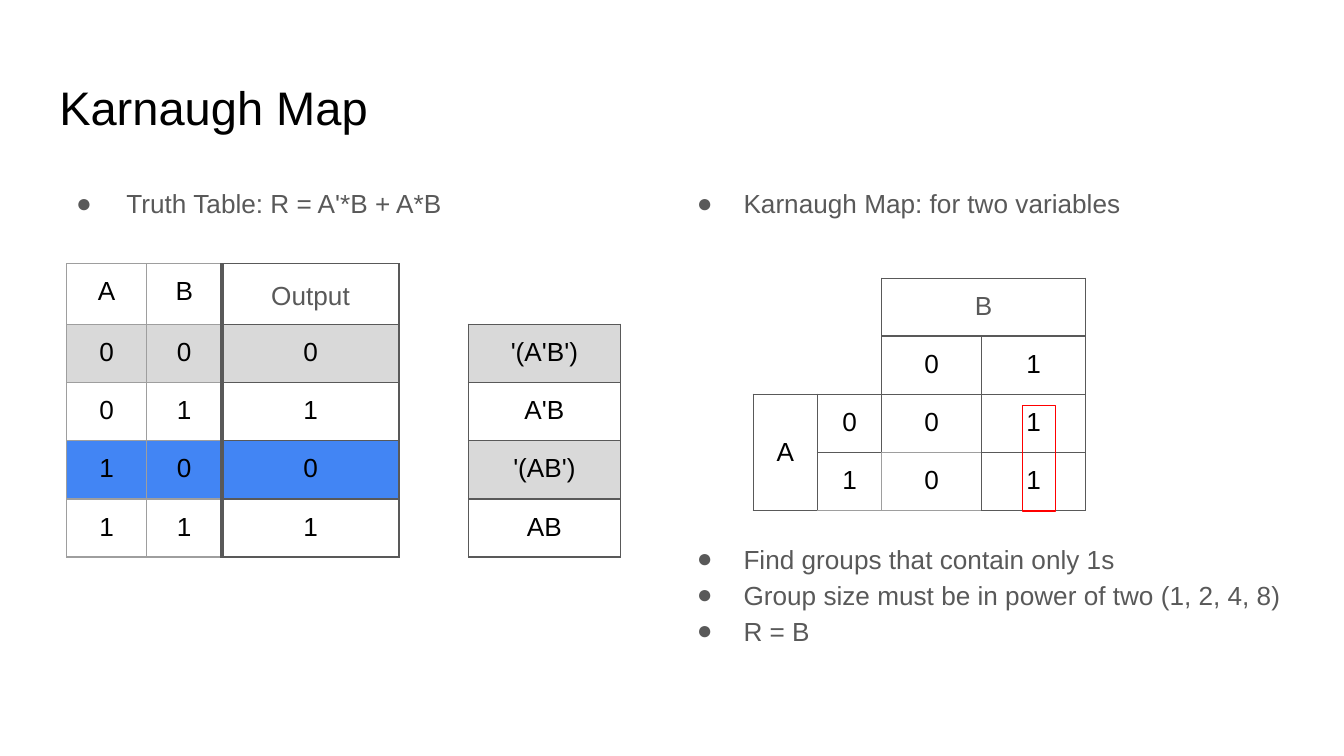
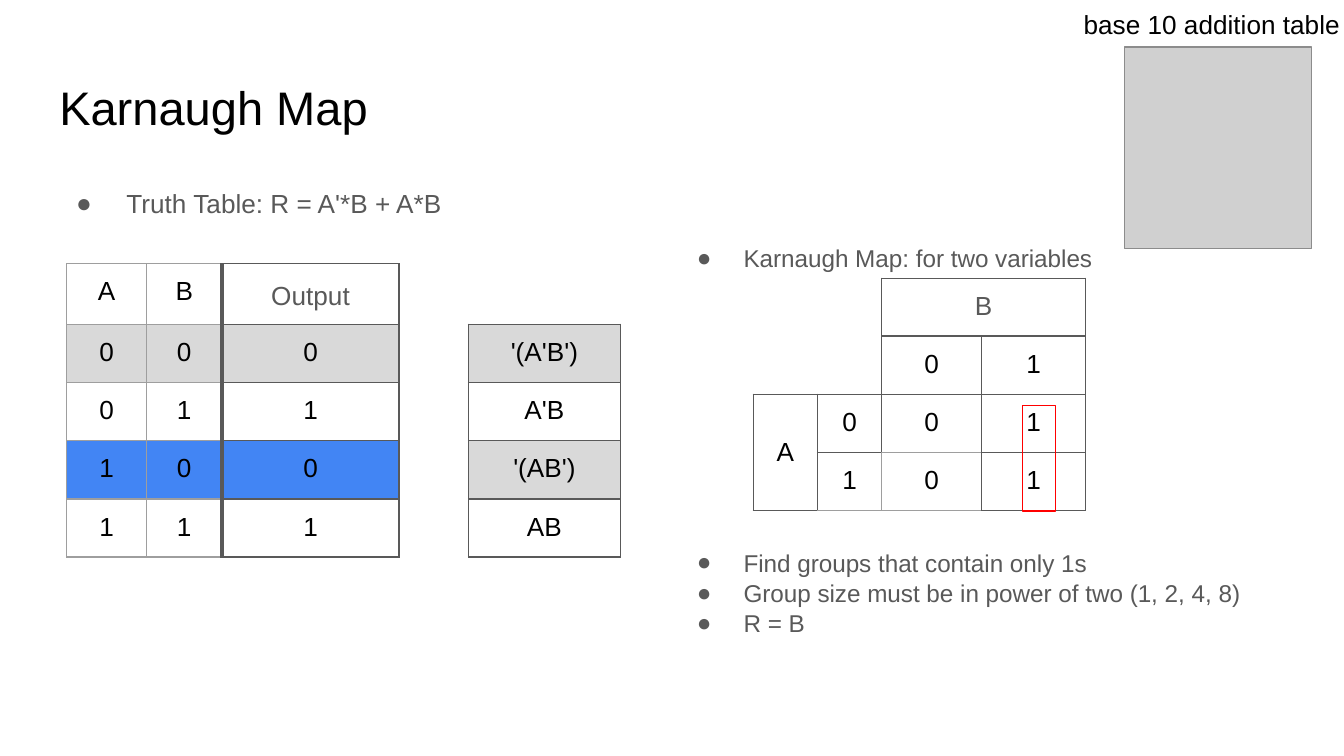
Before and after one commit to COMP122/comp122-s23, a slide deck: slide 11 of digital-logic/documents/.hidden/Introduction to Digitial.pptx. Drawn at 1344x756 pixels with LibreOffice and Linux fonts; fonts in the diff are those of the drawing; grey boxes stand for pictures. Boxes give left, top, right and bottom in pixels: in the first picture for what was removed or moved away, otherwise in the second. Text is boxed around its words. In the diff, an @@ line names an element or a change of style, - is before the commit and + after.

```diff
--- a/digital-logic/documents/.hidden/Introduction to Digitial.pptx
+++ b/digital-logic/documents/.hidden/Introduction to Digitial.pptx
@@ text added at (x1=1084, y1=15, x2=1340, y2=35), 14 pt, text #000000 @@
+base 10 addition table
@@ picture added at (x1=1125, y1=47, x2=1312, y2=249) @@
@@ text "Karnaugh Map: for two variables" at (x1=744, y1=249, x2=1241, y2=632): size 14 to 12.9 pt; line spacing 1.15 to 1.05 @@
```
Also in this commit, not shown: 2 other slides changed.
